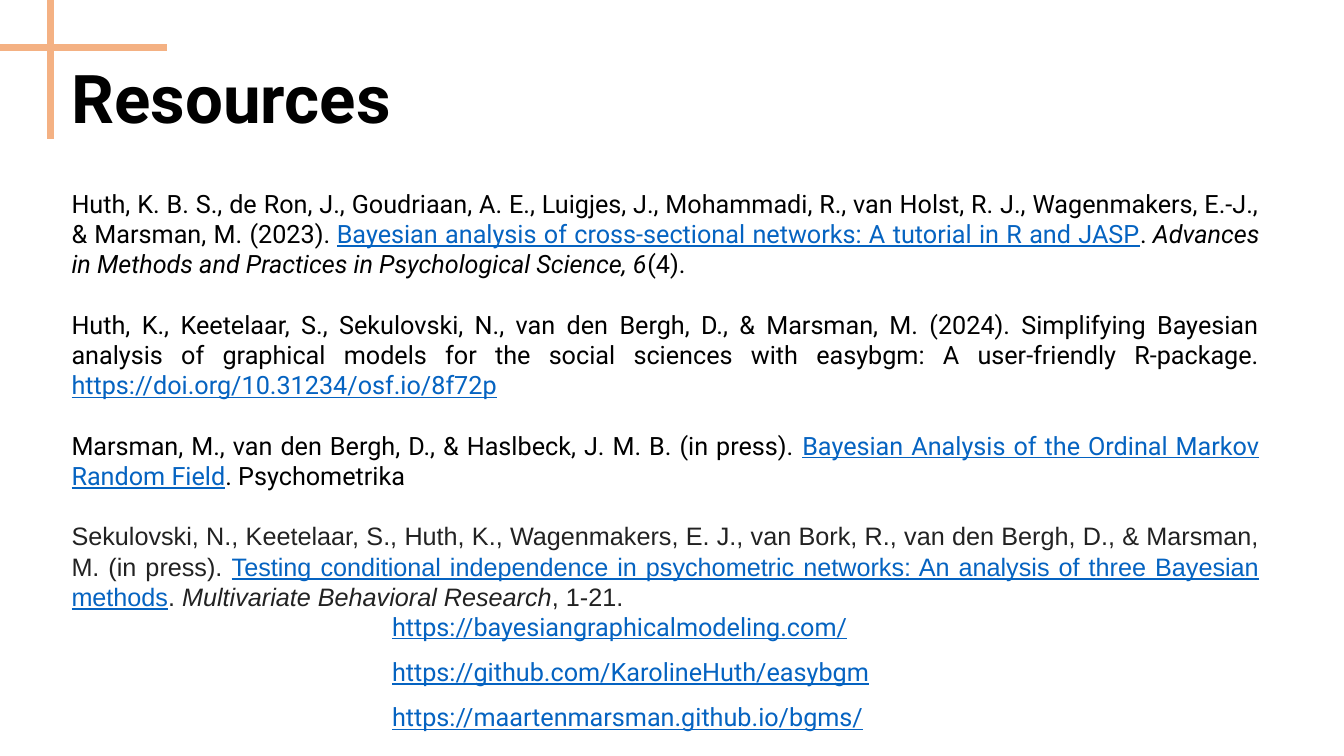
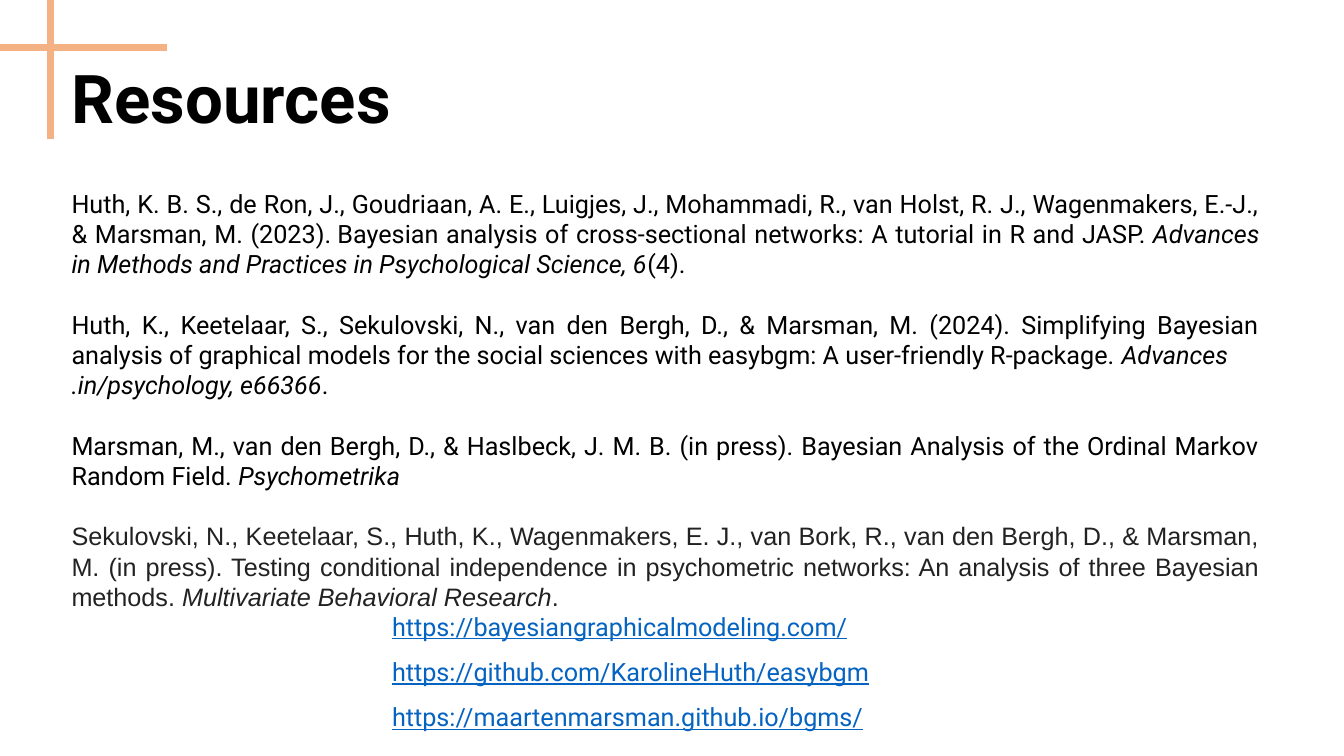
Before and after one commit to Bayesian-Graphical-Modelling-Lab/BGM_Workshops, a slide deck: slide 17 of 2_Tutorial/Part III - Tutorial.pptx (slide 19 before the commit). Drawn at 1344x756 pixels with LibreOffice and Linux fonts; fonts in the diff are those of the drawing. Boxes give left, top, right and bottom in pixels: in the first picture for what was removed or moved away, otherwise in the second. Text is boxed around its words. In the diff, an @@ line names an element or a change of style, - is before the commit and + after.

```diff
--- a/2_Tutorial/Part III - Tutorial.pptx
+++ b/2_Tutorial/Part III - Tutorial.pptx
@@ text at <box>72,194,1259,491</box>: text colour #0563C1 to #000000, underline off in "Bayesian analysis of cross-sectional networks: A tutorial ...", "Bayesian Analysis of the Ordinal Markov Random ..."; italic on in "Psychometrika" @@
@@ text at <box>72,314,1258,400</box>: text changed @@
-Huth, K., Keetelaar, S., Sekulovski, N., van den Bergh, D., & Marsman, M. (2024). Simplifying Bayesian analysis of graphical models for the social sciences with easybgm: A user-friendly R-package. https://doi.org/10.31234/osf.io/8f72p
+Huth, K., Keetelaar, S., Sekulovski, N., van den Bergh, D., & Marsman, M. (2024). Simplifying Bayesian analysis of graphical models for the social sciences with easybgm: A user-friendly R-package. Advances
+.in/psychology, e66366.
@@ text at <box>72,526,1259,607</box>: text changed @@
-Sekulovski, N., Keetelaar, S., Huth, K., Wagenmakers, E. J., van Bork, R., van den Bergh, D., & Marsman, M. (in press). Testing conditional independence in psychometric networks: An analysis of three Bayesian methods. Multivariate Behavioral Research, 1-21.
+Sekulovski, N., Keetelaar, S., Huth, K., Wagenmakers, E. J., van Bork, R., van den Bergh, D., & Marsman, M. (in press). Testing conditional independence in psychometric networks: An analysis of three Bayesian methods. Multivariate Behavioral Research.
```
Also in this commit, not shown: 1 other slide changed, 1 slide added, 1 other file.
